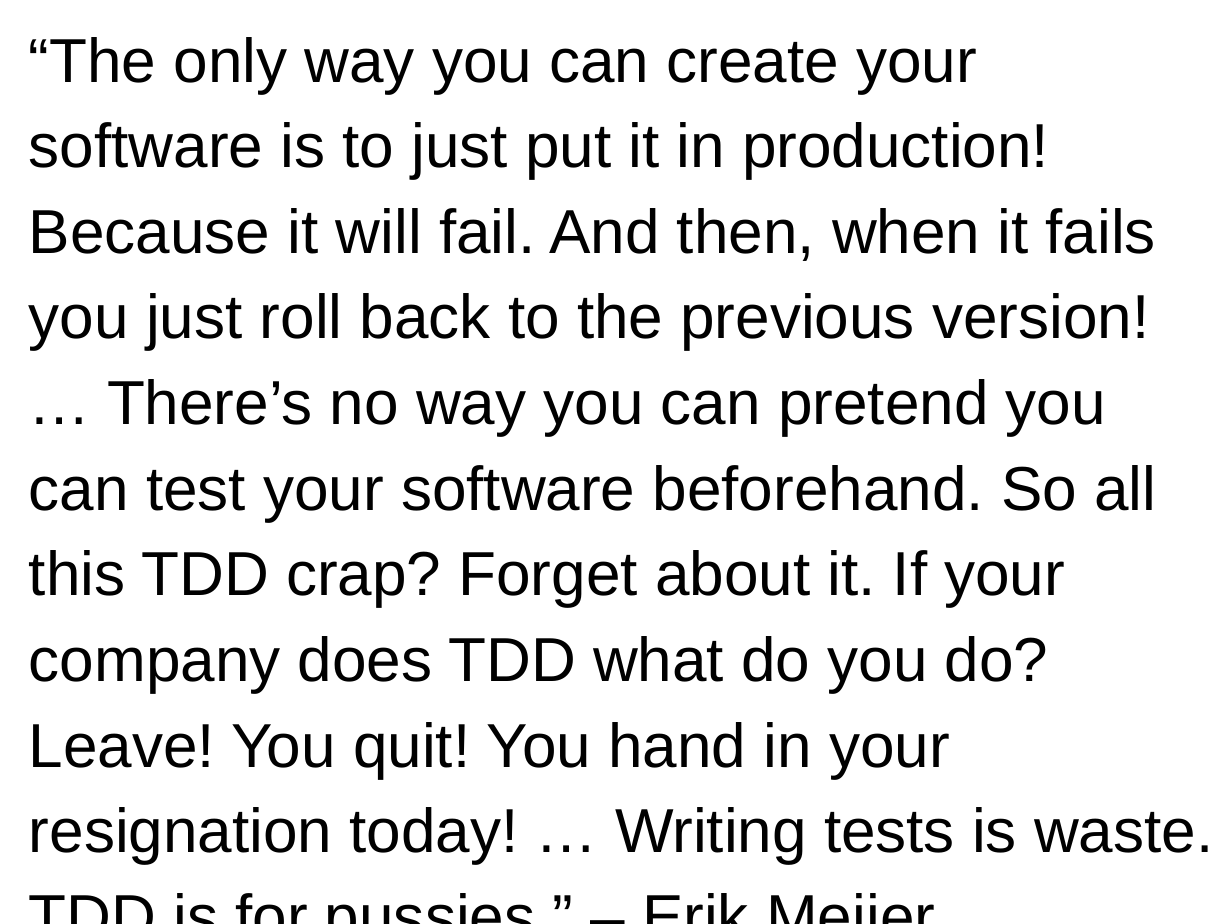
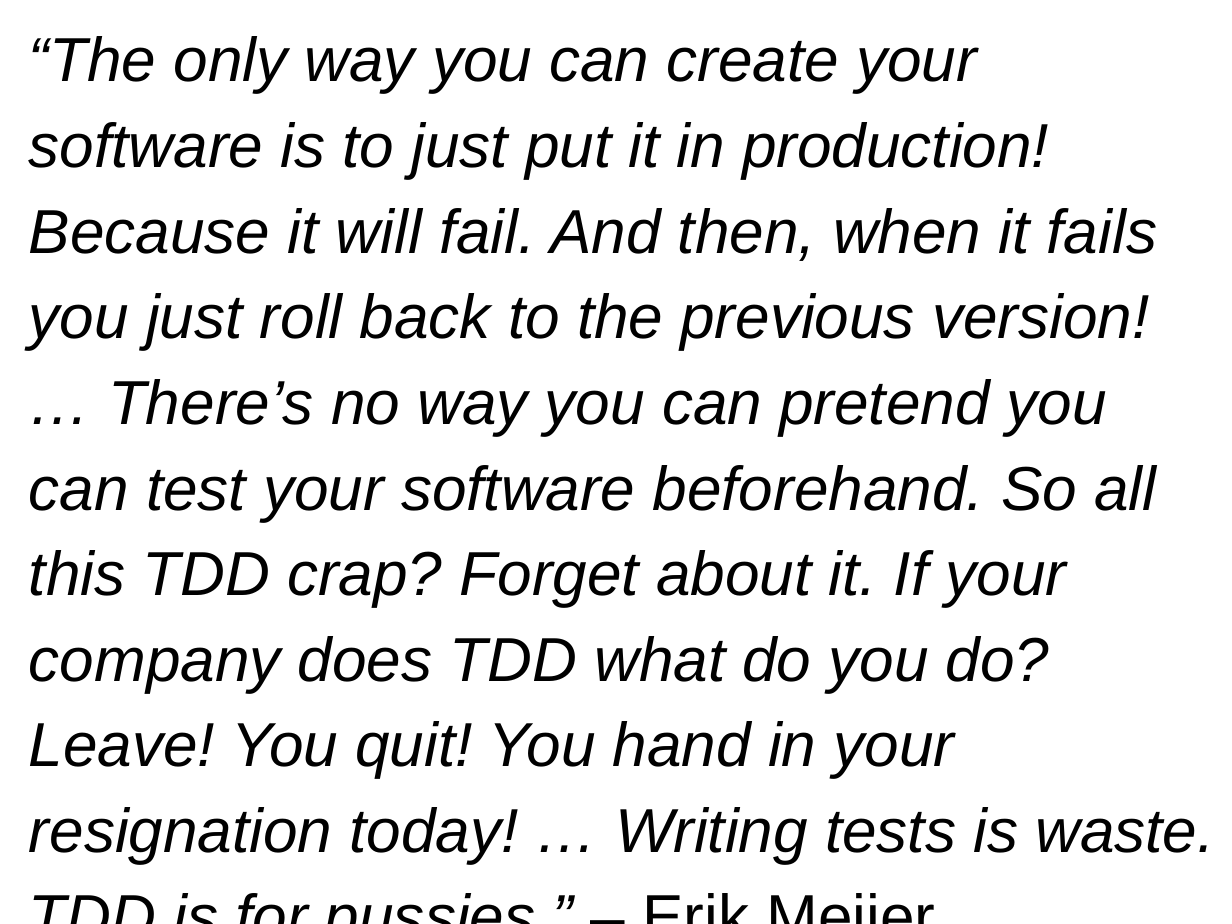
Before and after one commit to valignatev/tdd2017, a slide deck: slide 2 of tddsucks.odp. Drawn at 1232x924 pixels with LibreOffice and Linux fonts; fonts in the diff are those of the drawing. Boxes give left, top, right and bottom in pixels: in the first picture for what was removed or moved away, otherwise in the second. Text is boxed around its words. In the diff, an @@ line names an element or a change of style, - is before the commit and + after.

Commit message:
9 slides ready

```diff
--- a/tddsucks.odp
+++ b/tddsucks.odp
@@ text "“The only way you can ..." at box(29, 36, 1214, 863): italic on @@
```
Also in this commit, not shown: 2 other slides changed, 6 slides added.
